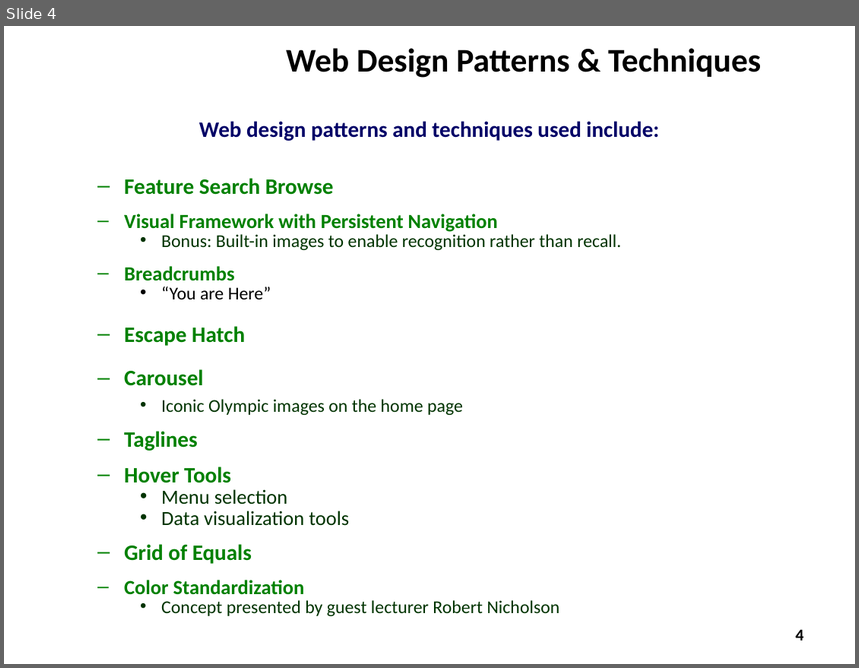
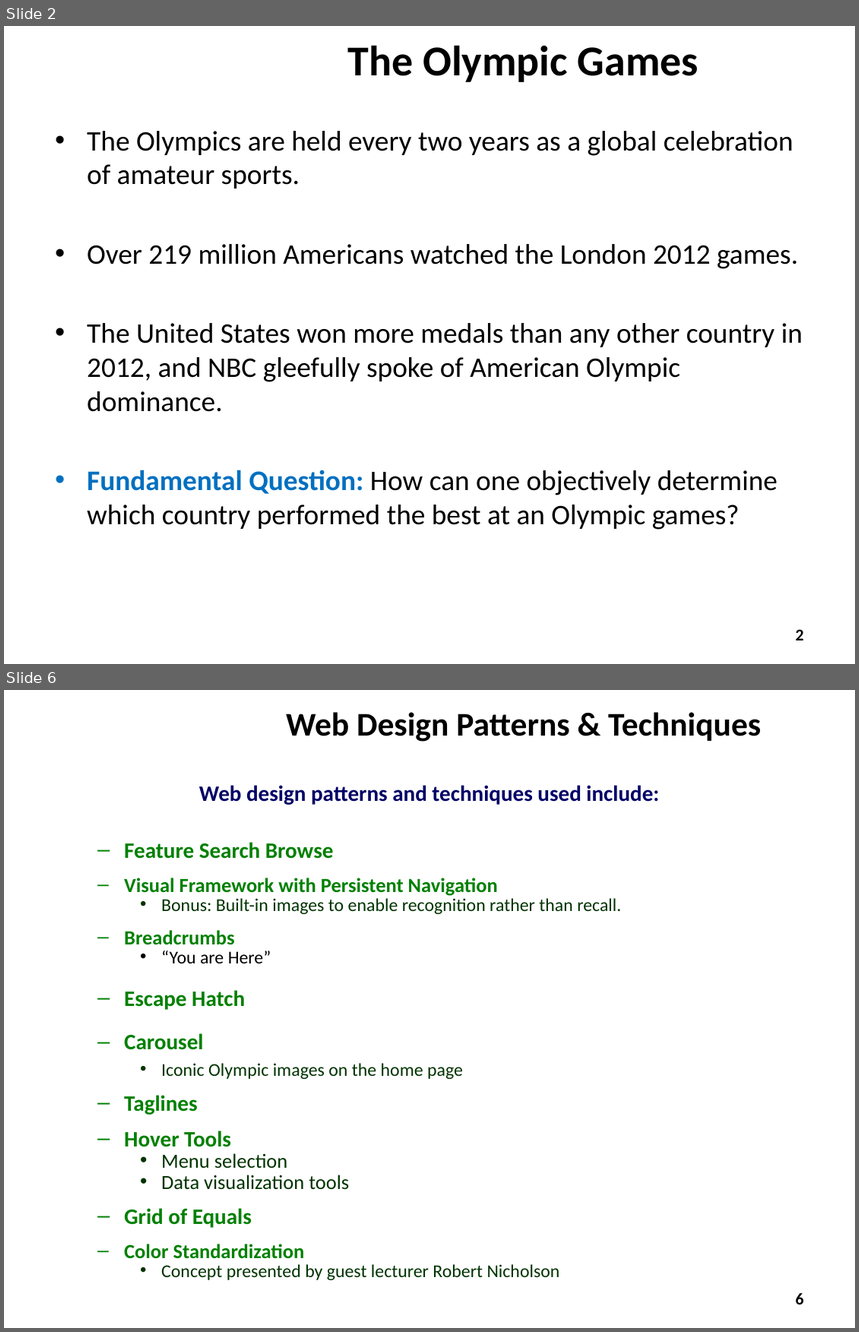
Before and after one commit to ZaydH/CS235, a slide deck: Final_Project/Presentation/CS235 - Team Thundercats - Final Project Presentation.pptx. Shown one above the other, each under a label of ours: slide 4 before the commit, slides 2 and 6 after it; the slides between them are not shown. The pictures are 859x668 and 859x1332 pixels, drawn with LibreOffice and Linux fonts; fonts in the diff are those of the drawing; background and template pictures are left out. Boxes give left, top, right and bottom in pixels: in the first picture for what was removed or moved away, otherwise in the second. Text is boxed around its words. In the diff, an @@ line names an element or a change of style, - is before the commit and + after.

```diff
--- a/Final_Project/Presentation/CS235 - Team Thundercats - Final Project Presentation.pptx
+++ b/Final_Project/Presentation/CS235 - Team Thundercats - Final Project Presentation.pptx
@@ slide 2 added at (4,26,855,664), background #FFFFFF @@
@@ title added at (348,45,699,82), 36 pt, text #000000, bold @@
+The Olympic Games
@@ text added at (87,131,803,530), 24 pt, text #000000 @@
+• The Olympics are held every two years as a global celebration of amateur sports.
+• Over 219 million Americans watched the London 2012 games.
+• The United States won more medals than any other country in 2012, and NBC gleefully spoke of American Olympic dominance.
+• Fundamental Question: How can one objectively determine which country performed the best at an Olympic games?
@@ page number added at (796,629,804,641), 14 pt, text #000000 @@
+2
@@ what was slide 4 is now slide 6 @@
@@ page number at (796,1293,804,1305): text changed @@
-4
+6
```
Also in this commit, not shown: 1 slide changed, 3 other slides added, 2 slides removed, 1 other file.
